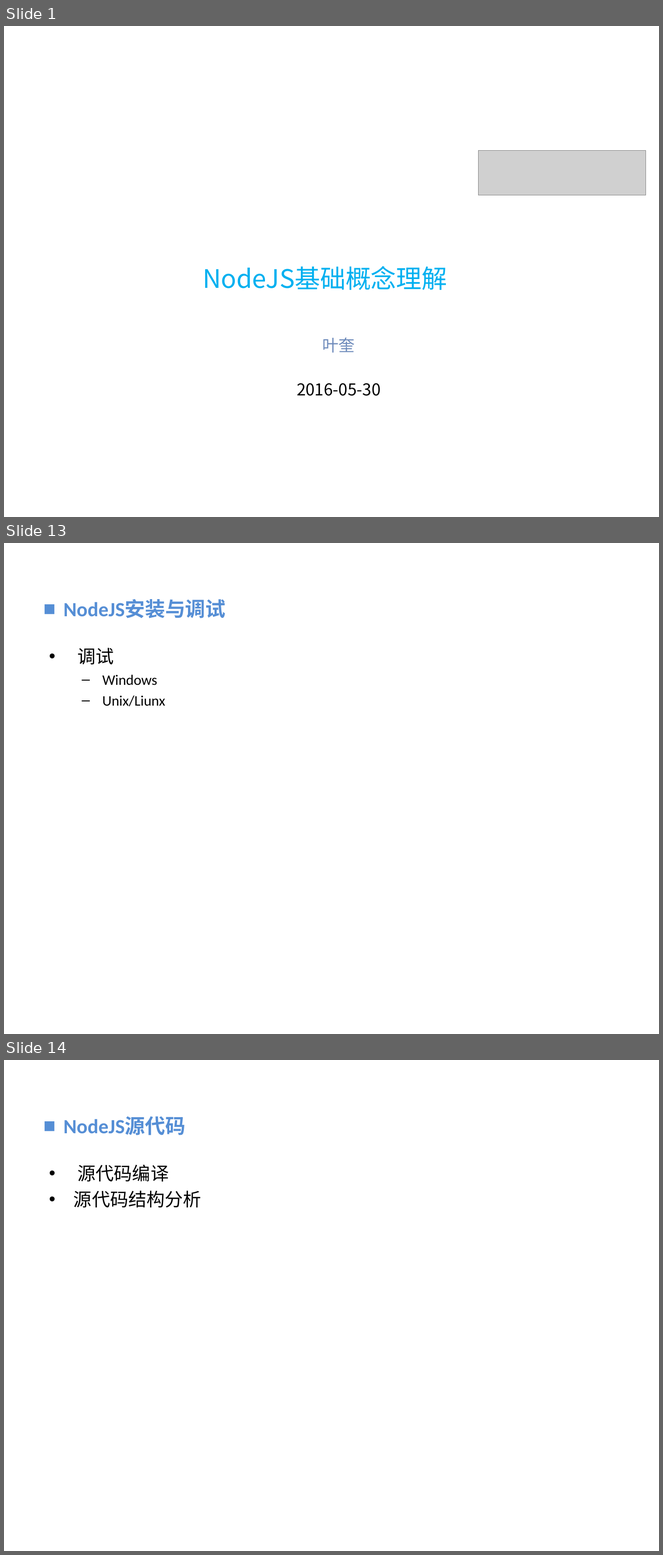
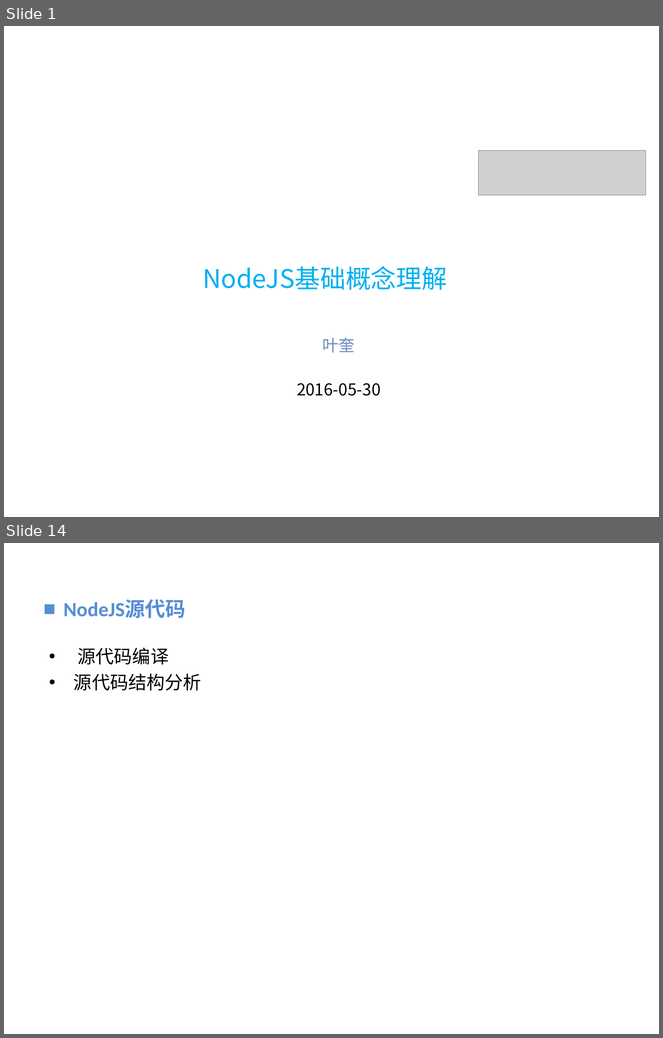
Before and after one commit to vaik/Documents, a slide deck: 我的分享/NodeJS基础概念理解.ppt. Shown one above the other, each under a label of ours: slides 1, 13 and 14 before the commit, slides 1 and 14 after it; the slides between them are not shown. The pictures are 663x1555 and 663x1038 pixels, drawn with LibreOffice and Linux fonts; fonts in the diff are those of the drawing; grey boxes stand for pictures; background and template pictures are left out. Boxes give left, top, right and bottom in pixels: in the first picture for what was removed or moved away, otherwise in the second. Text is boxed around its words. In the diff, an @@ line names an element or a change of style, - is before the commit and + after.

```diff
--- a/我的分享/NodeJS基础概念理解.ppt
+++ b/我的分享/NodeJS基础概念理解.ppt
@@ slide 13 removed at bbox=[4, 543, 659, 1034], background picture (left out) @@
@@ text removed at bbox=[63, 599, 226, 618] @@
-■ NodeJS安装与调试
@@ text removed at bbox=[78, 648, 165, 707] @@
-• 调试
-  – Windows
-  – Unix/Liunx
```
Also in this commit, not shown: 10 slides changed, 1 slide added.
